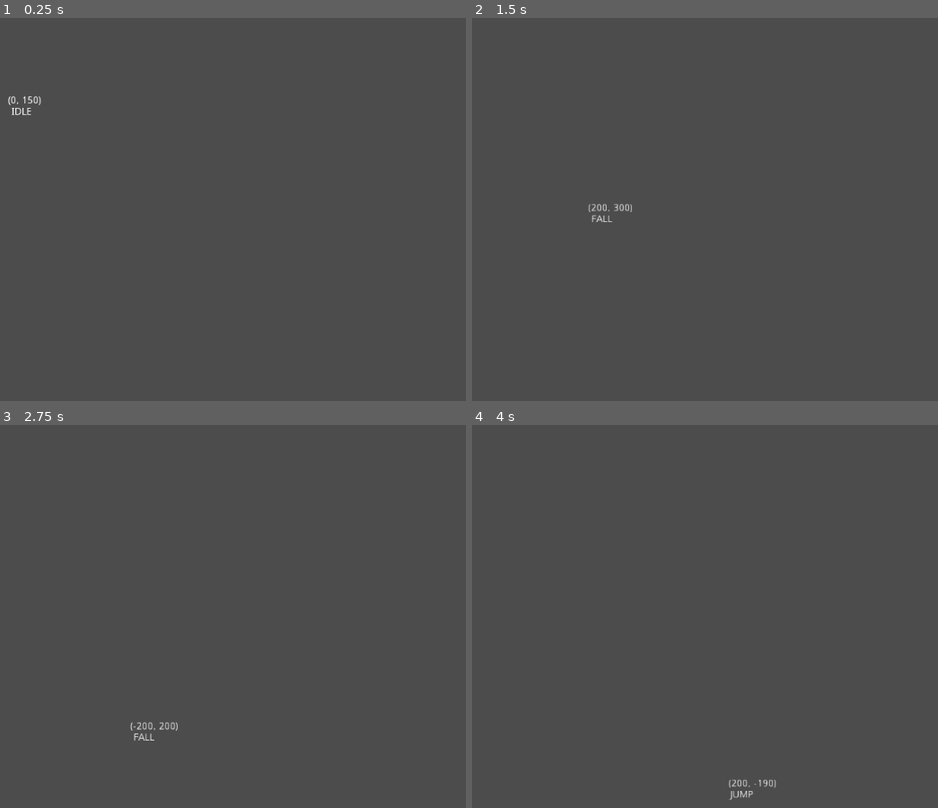
Above: before the commit, frames 1-4 (two rows, left to right).
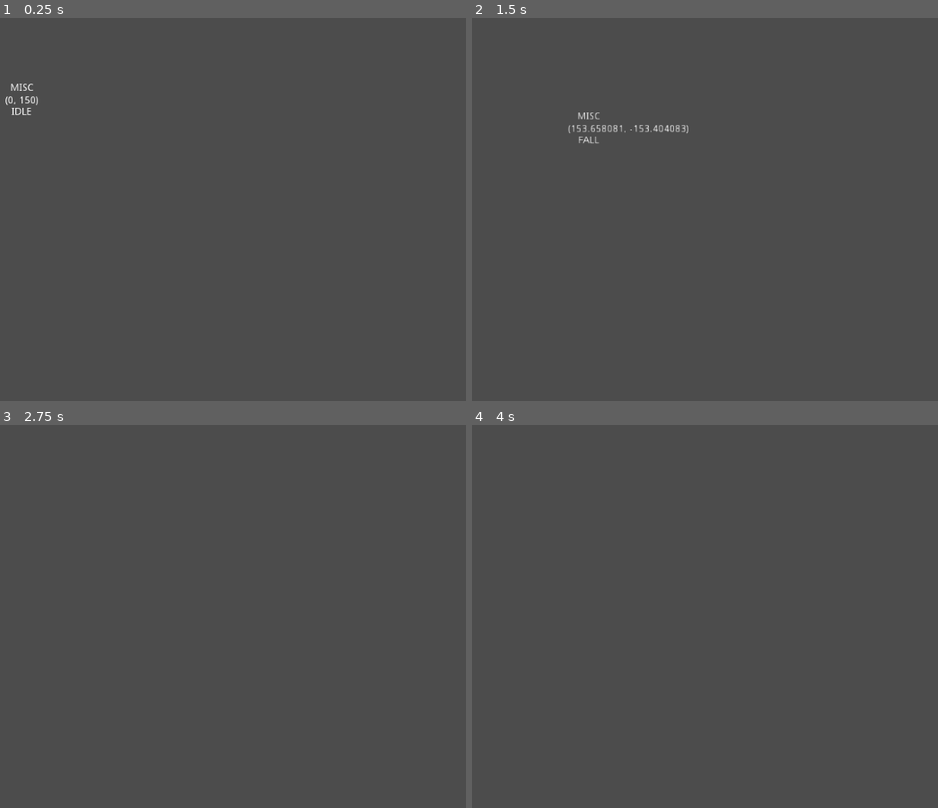
Above: after the commit, the same moments.

Repository: Wes-Ray/Jetpack-Jaywalker
Game: Godot game, scene res://Main.tscn
Same seed, same stepped clock (60 frames per second), same inputs: the game is played once before the commit and once after it.
Inputs:
- Up to frame 1 (0.25 s): no input
- Up to frame 2 (1.5 s): hold Space (move_jump) 0.53-1.28 s; hold D (move_right) from 0.53 s (still down); tap Space (move_jump) at 1.35 s
- Up to frame 3 (2.75 s): tap Space (move_jump) at 1.52, 1.82 s; release D (move_right) at 2.03 s; hold A (move_left) from 2.03 s (still down); hold Space (move_jump) from 2.03 s (still down)
- Up to frame 4 (4 s): release A (move_left) at 2.78 s; release Space (move_jump) at 2.78 s; hold D (move_right) from 2.78 s (still down); tap Space (move_jump) at 2.85, 3.02, 3.32 s; tap Enter at 3.5 s; hold Space (move_jump) from 3.53 s (still down)

The runs differ from the first frame. In frame 1, 0.1% of the frame differs, in the area x 1-9%, y 17-23%; in frame 2, 0.4%, in the area x 20-47%, y 24-54%; in frame 3, 0.1%; in frame 4, 0.1%.

Commit message:
basic jet pack implemented

Diff:
--- a/Player/Player.gd
+++ b/Player/Player.gd
@@ -6,36 +6,48 @@
 #export var friction_strength := 25.0  # not used right now, friction is based on walk_force
 
 export var walk_force := 25.0
-export var max_walk_speed := 200.0
+export var max_walk_speed := 300.0
 
 export var jump_strength := 200.0
 
 export var jet_pack_fuel_duration := 1.5
-export var jet_pack_thrust_strength := 100.0
+export var max_jetpack_speed := 200.0
+export var jet_pack_thrust_strength := 60.0
 
 var velocity := Vector2.ZERO
 
 enum State {IDLE, RUN, FALL, JUMP, JET_PACK, ON_WALL}
 var player_state = State.IDLE
+var is_jumping = false
 
 onready var debug_state_label := $debug_state_label
 onready var debug_velocity_label := $debug_velocity_label
+onready var debug_misc_label := $debug_misc_label
 
 
 func _ready() -> void:
 	pass
 
 
-func _physics_process(delta: float) -> void:
-	# get input
+func _physics_process(_delta: float) -> void:
+	###############################################################################################
+	# INPUT
+	###############################################################################################
+
 	var walk_input = Input.get_axis("move_left", "move_right")
-	var is_jumping = Input.is_action_pressed("move_jump")
 
+	# set player to is_jumping manuall between press and release, this allows game logic to turn
+	# off jumping if needed without inputs overriding game logic.
+	if is_jumping and Input.is_action_just_released("move_jump"):
+		is_jumping = false
+	elif (not is_jumping) and Input.is_action_just_pressed("move_jump"):
+		is_jumping = true
 
-	# determine state (may have to be done in the state code below)
+#	debug_misc_label.text = str(is_jumping)
 
-
-	# move player based on state
+	###############################################################################################
+	# STATE MACHINE
+	###############################################################################################
 	# TODO: consider adding floor detect distance
 	match player_state:
 		State.IDLE:
@@ -56,16 +68,23 @@
 			debug_state_label.text = "FALL"
 			if is_on_floor():
 				player_state = State.IDLE
+			if is_jumping:
+				player_state = State.JET_PACK
 
 		State.JUMP:
 			debug_state_label.text = "JUMP"
 			if not is_on_floor():
+				is_jumping = false
 				player_state = State.FALL
 
 			velocity.y = -jump_strength
 
 		State.JET_PACK:
 			debug_state_label.text = "JET_PACK"
+			if not is_jumping:
+				player_state = State.FALL
+
+			velocity.y = move_toward(velocity.y, -max_jetpack_speed, jet_pack_thrust_strength)
 
 		State.ON_WALL:
 			debug_state_label.text = "ON_WALL"
@@ -73,7 +92,12 @@
 		_:
 			debug_state_label.text = "ERROR"
 
+	###############################################################################################
+	# MOVEMENT
+	###############################################################################################
 	# note: consider move_and_slide_with_snap() if the player goes down ramps
+	# note: may need to move velocity updates into states themselves, but could also just adjust
+	# movement multipliers in each state as appropriate
 	velocity.x = move_toward(velocity.x, walk_input * max_walk_speed, walk_force)
 	velocity.y = move_toward(velocity.y, max_fall_speed, gravity_strength)
 
--- a/Player/Player.tscn
+++ b/Player/Player.tscn
@@ -19,9 +19,17 @@
 align = 1
 
 [node name="debug_velocity_label" type="Label" parent="."]
+margin_left = -30.0
+margin_top = -53.0
+margin_right = 30.0
+margin_bottom = -39.0
+text = "(VEL, VEL)"
+align = 1
+
+[node name="debug_misc_label" type="Label" parent="."]
 margin_left = -20.0
-margin_top = -53.0
+margin_top = -71.0
 margin_right = 20.0
-margin_bottom = -39.0
-text = "vel"
+margin_bottom = -57.0
+text = "MISC"
 align = 1
